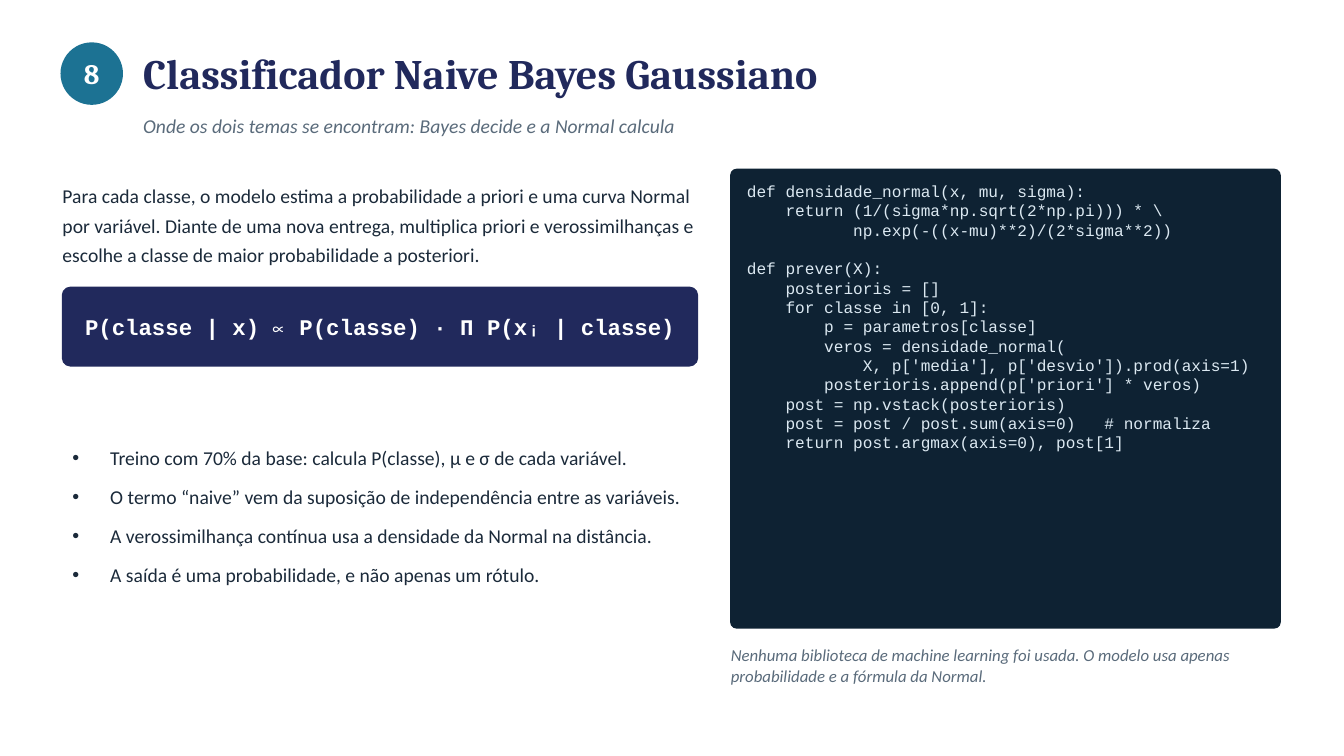
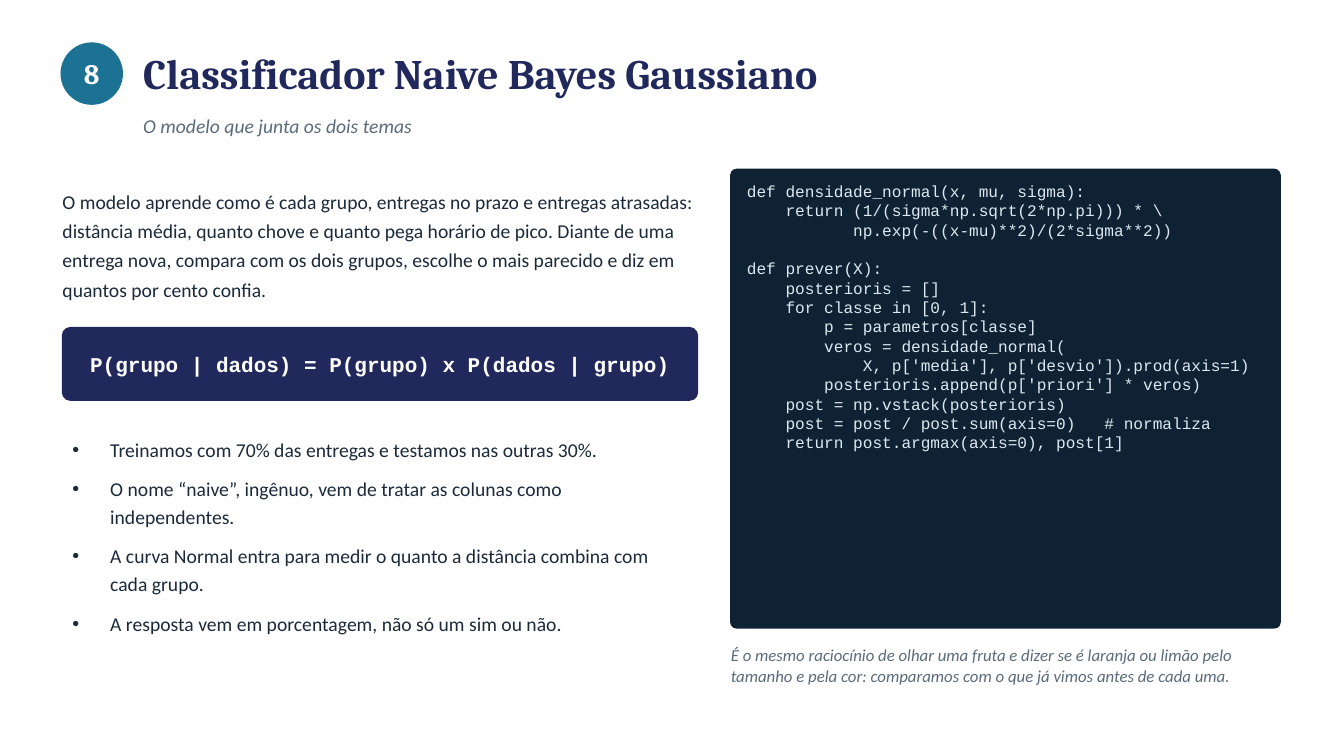
Before and after one commit to susuelen153-design/Projeto-Python, a slide deck: slide 9 of checkpoint4/apresentacao_cp4.pptx. Drawn at 1344x756 pixels with LibreOffice and Linux fonts; fonts in the diff are those of the drawing. Boxes give left, top, right and bottom in pixels: in the first picture for what was removed or moved away, otherwise in the second. Text is boxed around its words. In the diff, an @@ line names an element or a change of style, - is before the commit and + after.

```diff
--- a/checkpoint4/apresentacao_cp4.pptx
+++ b/checkpoint4/apresentacao_cp4.pptx
@@ text at bbox=[143, 119, 412, 137]: text changed @@
-Onde os dois temas se encontram: Bayes decide e a Normal calcula
+O modelo que junta os dois temas
@@ text at bbox=[62, 195, 692, 300]: text changed @@
-Para cada classe, o modelo estima a probabilidade a priori e uma curva Normal por variável. Diante de uma nova entrega, multiplica priori e verossimilhanças e escolhe a classe de maior probabilidade a posteriori.
+O modelo aprende como é cada grupo, entregas no prazo e entregas atrasadas: distância média, quanto chove e quanto pega horário de pico. Diante de uma entrega nova, compara com os dois grupos, escolhe o mais parecido e diz em quantos por cento confia.
@@ rounded rectangle: place and size @@
-rounded rectangle at bbox=[63, 287, 698, 366]
+rounded rectangle at bbox=[63, 328, 698, 400]
@@ rounded rectangle at bbox=[63, 328, 698, 400]: proportions changed @@
@@ text at bbox=[90, 357, 670, 377]: text changed; size 16 to 15 pt @@
-P(classe | x) ∝ P(classe) · Π P(xᵢ | classe)
+P(grupo | dados) = P(grupo) x P(dados | grupo)
@@ text at bbox=[110, 443, 648, 635]: text changed @@
-• Treino com 70% da base: calcula P(classe), μ e σ de cada variável.
-• O termo “naive” vem da suposição de independência entre as variáveis.
-• A verossimilhança contínua usa a densidade da Normal na distância.
-• A saída é uma probabilidade, e não apenas um rótulo.
+• Treinamos com 70% das entregas e testamos nas outras 30%.
+• O nome “naive”, ingênuo, vem de tratar as colunas como independentes.
+• A curva Normal entra para medir o quanto a distância combina com cada grupo.
+• A resposta vem em porcentagem, não só um sim ou não.
@@ text at bbox=[731, 648, 1232, 685]: text changed @@
-Nenhuma biblioteca de machine learning foi usada. O modelo usa apenas probabilidade e a fórmula da Normal.
+É o mesmo raciocínio de olhar uma fruta e dizer se é laranja ou limão pelo tamanho e pela cor: comparamos com o que já vimos antes de cada uma.
```
Also in this commit, not shown: 10 other slides changed, 4 other files.
